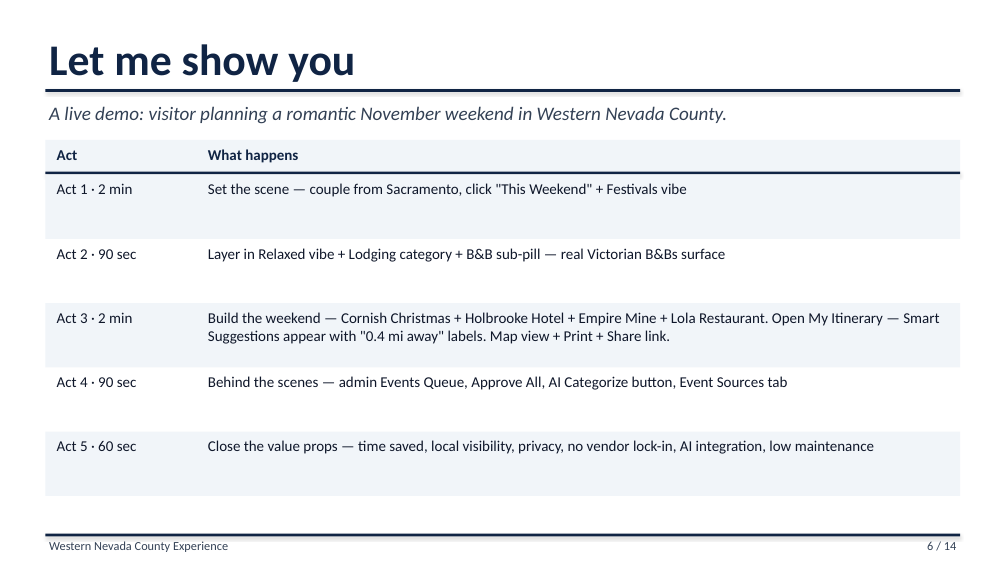
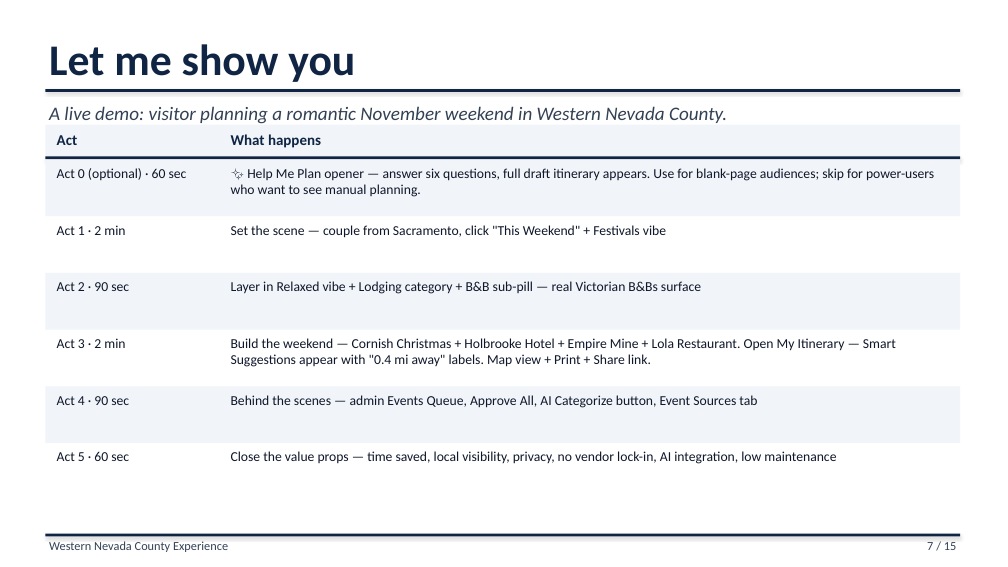
Before and after one commit to liammlrb-eng/nevada-county-experiences, a slide deck: slide 7 of demo_pitch.pptx (slide 6 before the commit). Drawn at 1008x567 pixels with LibreOffice and Linux fonts; fonts in the diff are those of the drawing. Boxes give left, top, right and bottom in pixels: in the first picture for what was removed or moved away, otherwise in the second. Text is boxed around its words. In the diff, an @@ line names an element or a change of style, - is before the commit and + after.

```diff
--- a/demo_pitch.pptx
+++ b/demo_pitch.pptx
@@ rectangle: place and size @@
-rectangle at [45,140,960,172]
+rectangle at [45,125,960,157]
@@ text "Act": place and size @@
-text "Act" at [57,150,78,160]
+text "Act" at [57,135,78,145]
@@ text "What happens": place and size @@
-text "What happens" at [208,149,298,163]
+text "What happens" at [231,134,321,148]
@@ rectangle: place and size @@
-rectangle at [45,172,960,174]
+rectangle at [45,157,960,159]
@@ rectangle: place and size @@
-rectangle at [45,175,960,239]
+rectangle at [45,160,960,216]
@@ text added at [57,168,187,180], 13 pt, text #0F172A @@
+Act 0 (optional) · 60 sec
@@ text added at [231,168,934,197], 13 pt, text #0F172A @@
+✨ Help Me Plan opener — answer six questions, full draft itinerary appears. Use for blank-page audiences; skip for power-users who want to see manual planning.
@@ size 14.3 to 13 pt in 10 elements at [231,451,836,464], [231,395,757,408], [57,452,129,461], [231,338,896,367], [57,396,129,405], [231,281,701,294], [57,338,125,348], [231,225,666,238], [57,282,129,291], [57,225,125,235] @@
@@ text "Act 1 · 2 min": place and size @@
-text "Act 1 · 2 min" at [57,183,132,194]
+text "Act 1 · 2 min" at [57,225,125,235]
@@ text "Set the scene — couple ...": place and size @@
-text "Set the scene — couple ..." at [208,183,687,197]
+text "Set the scene — couple ..." at [231,225,666,238]
@@ rectangle: place and size @@
-rectangle at [45,303,960,368]
+rectangle at [45,273,960,330]
@@ text "Act 2 · 90 sec": place and size @@
-text "Act 2 · 90 sec" at [57,249,137,259]
+text "Act 2 · 90 sec" at [57,282,129,291]
@@ text "Layer in Relaxed vibe + ...": place and size @@
-text "Layer in Relaxed vibe + ..." at [208,248,725,262]
+text "Layer in Relaxed vibe + ..." at [231,281,701,294]
@@ text "Act 3 · 2 min": place and size @@
-text "Act 3 · 2 min" at [57,312,132,323]
+text "Act 3 · 2 min" at [57,338,125,348]
@@ text "Build the weekend — Cornish ...": place and size @@
-text "Build the weekend — Cornish ..." at [208,312,939,344]
+text "Build the weekend — Cornish ..." at [231,338,896,367]
@@ rectangle: place and size @@
-rectangle at [45,432,960,496]
+rectangle at [45,386,960,443]
@@ text "Act 4 · 90 sec": place and size @@
-text "Act 4 · 90 sec" at [57,377,137,387]
+text "Act 4 · 90 sec" at [57,396,129,405]
@@ text "Behind the scenes — admin ...": place and size @@
-text "Behind the scenes — admin ..." at [208,376,788,390]
+text "Behind the scenes — admin ..." at [231,395,757,408]
@@ text "Act 5 · 60 sec": place and size @@
-text "Act 5 · 60 sec" at [57,441,137,451]
+text "Act 5 · 60 sec" at [57,452,129,461]
@@ text "Close the value props — ...": place and size @@
-text "Close the value props — ..." at [208,440,874,454]
+text "Close the value props — ..." at [231,451,836,464]
@@ text at [927,542,956,550]: text changed @@
-6 / 14
+7 / 15
```
Also in this commit, not shown: 12 other slides changed, 1 slide added, 3 other files.
